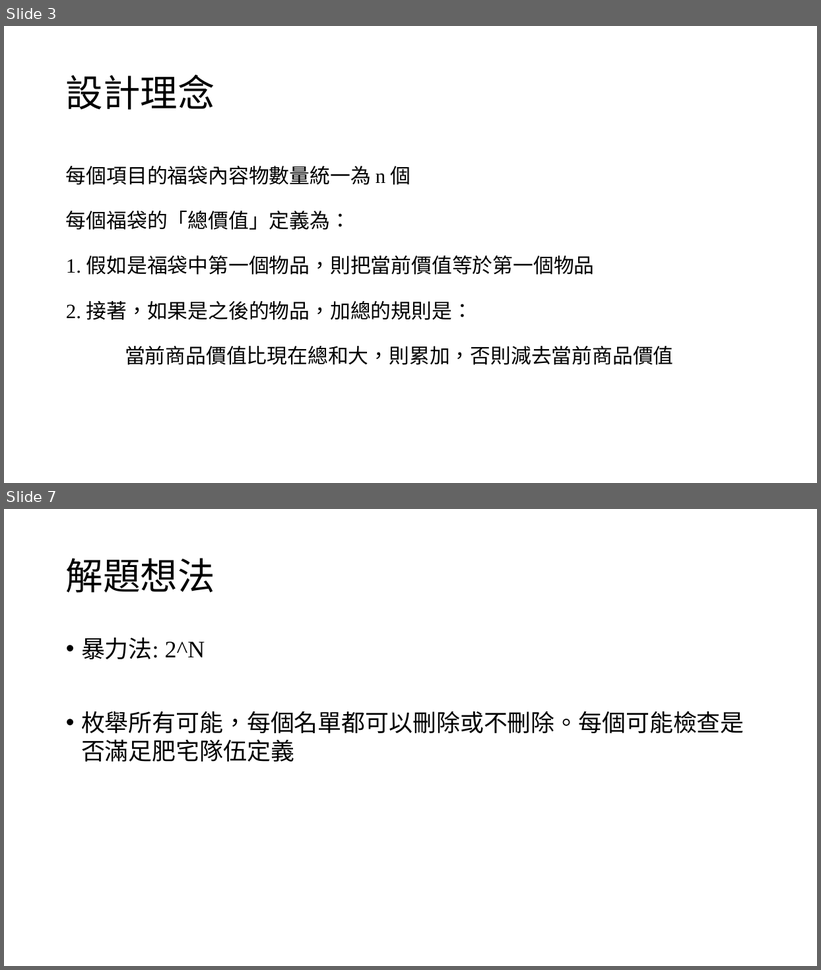
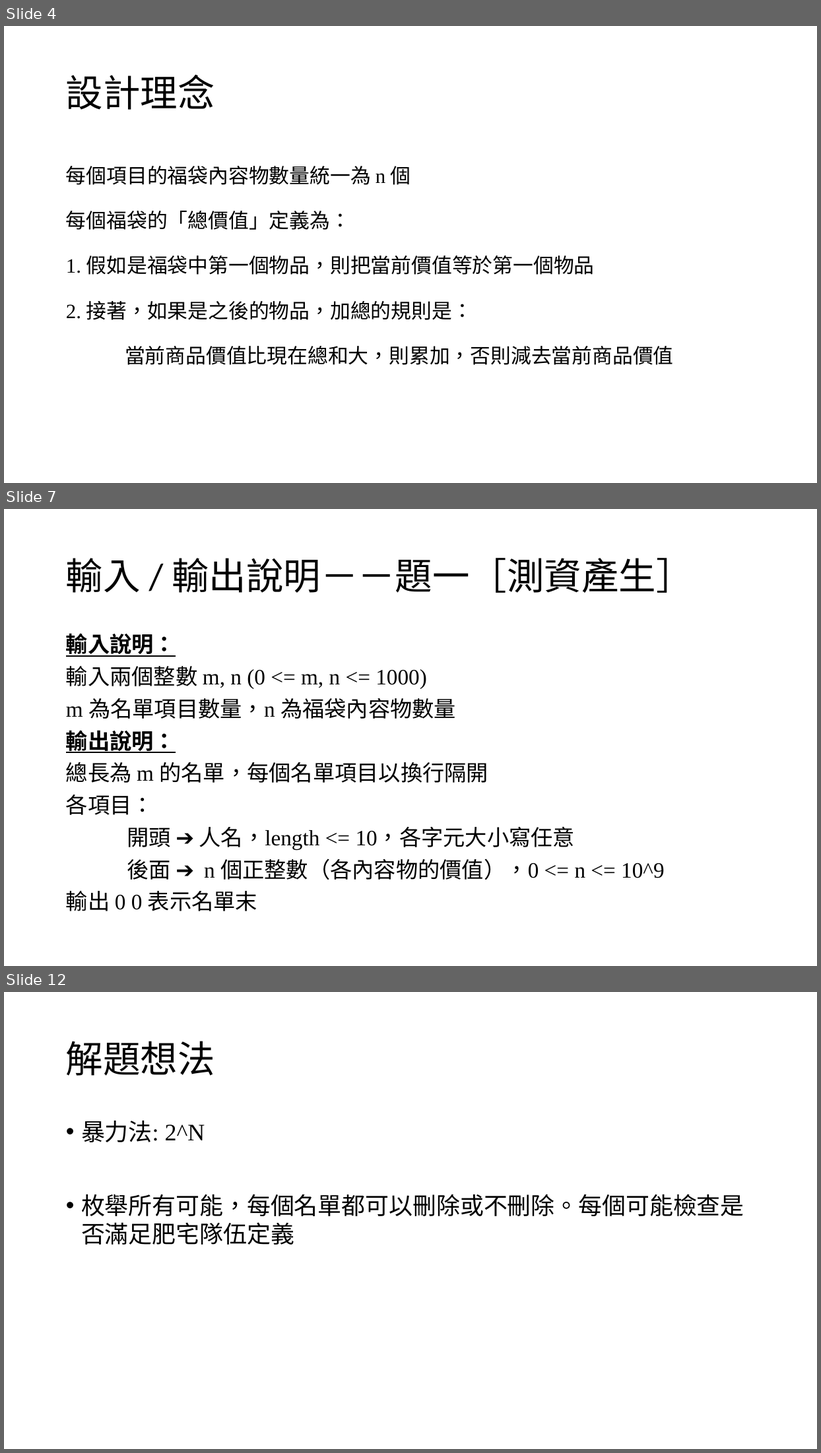
Before and after one commit to louisfghbvc/GenericProgrammingSTL, a slide deck: HW4 應用程式設計/說明.pptx. Shown one above the other, each under a label of ours: slides 3 and 7 before the commit, slides 4, 7 and 12 after it; the slides between them are not shown. The pictures are 821x970 and 821x1453 pixels, drawn with LibreOffice and Linux fonts; fonts in the diff are those of the drawing. Boxes give left, top, right and bottom in pixels: in the first picture for what was removed or moved away, otherwise in the second. Text is boxed around its words. In the diff, an @@ line names an element or a change of style, - is before the commit and + after.

Commit message:
ppt說明部分&word微調

```diff
--- a/HW4 應用程式設計/說明.pptx
+++ b/HW4 應用程式設計/說明.pptx
@@ slide 7 added at (4,509,817,966), background #FFFFFF @@
@@ title added at (66,558,693,593), 44 pt, text #000000 @@
+輸入 / 輸出說明－－題一［測資產生］
@@ text added at (66,633,665,912), 25.9 pt, text #000000 @@
+輸入說明：
+輸入兩個整數 m, n (0 <= m, n <= 1000)
+m 為名單項目數量，n 為福袋內容物數量
+輸出說明：
+總長為 m 的名單，每個名單項目以換行隔開
+各項目：
+開頭 ➔ 人名，length <= 10，各字元大小寫任意
+後面 ➔ n 個正整數（各內容物的價值），0 <= n <= 10^9
+輸出 0 0 表示名單末
@@ what was slide 3 is now slide 4 @@
@@ what was slide 7 is now slide 12 @@
```
Also in this commit, not shown: 3 slides changed, 5 other slides added, 1 slide removed, 3 other files.
